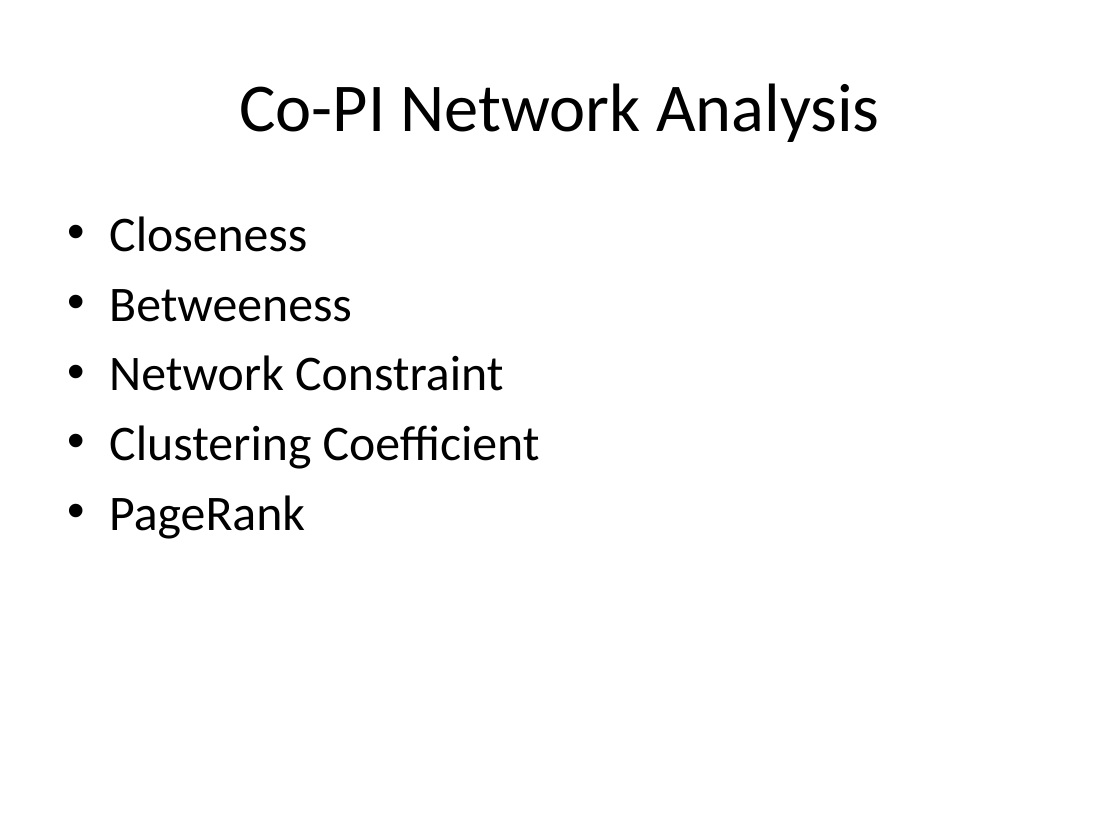
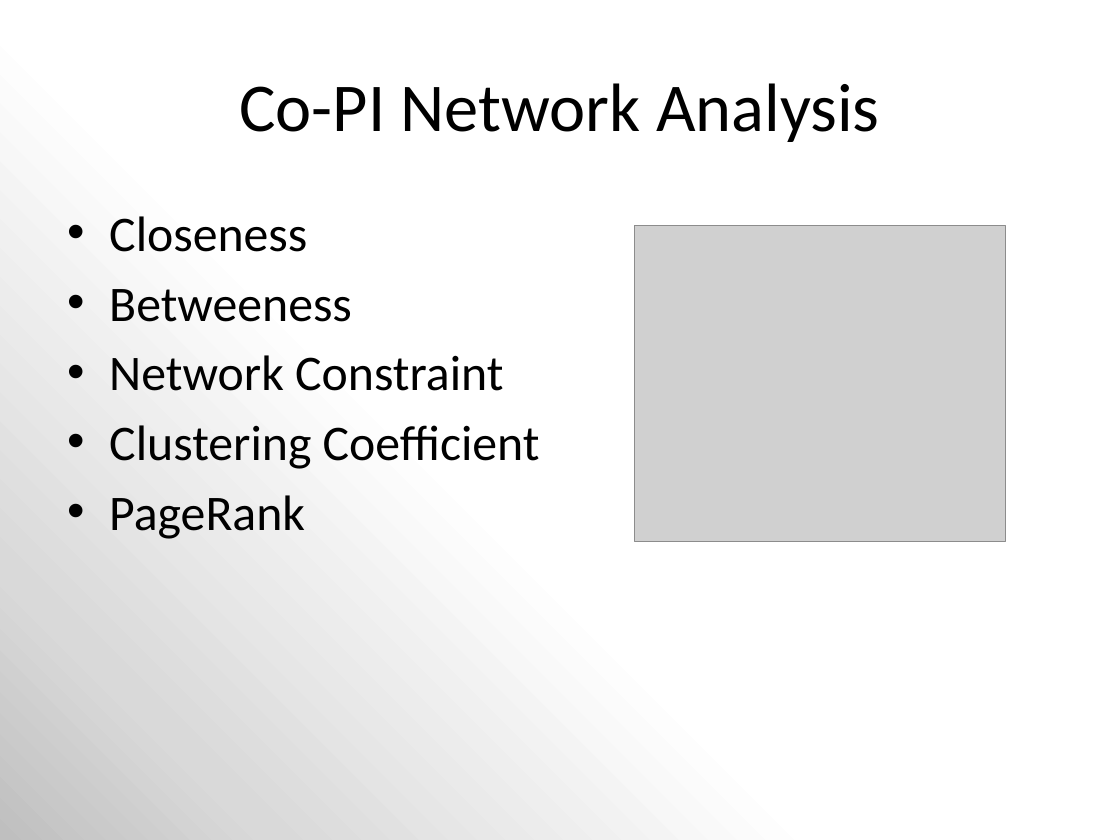
Before and after one commit to MizzouDataMiningCourse-Vaccines/VaccineEffectiveness, a slide deck: slide 10 of docs/Mining NIH Grant Data.pptx (slide 14 before the commit). Drawn at 1120x840 pixels with LibreOffice and Linux fonts; fonts in the diff are those of the drawing; grey boxes stand for pictures. Boxes give left, top, right and bottom in pixels: in the first picture for what was removed or moved away, otherwise in the second. Text is boxed around its words. In the diff, an @@ line names an element or a change of style, - is before the commit and + after.

```diff
--- a/docs/Mining NIH Grant Data.pptx
+++ b/docs/Mining NIH Grant Data.pptx
@@ background #FFFFFF to gradient #BFBFBF to #D9D9D9 to #FFFFFF @@
@@ picture added at box(635, 226, 1006, 542) @@
```
Also in this commit, not shown: 12 other slides changed, 1 slide added, 4 slides removed, 1 other file.
